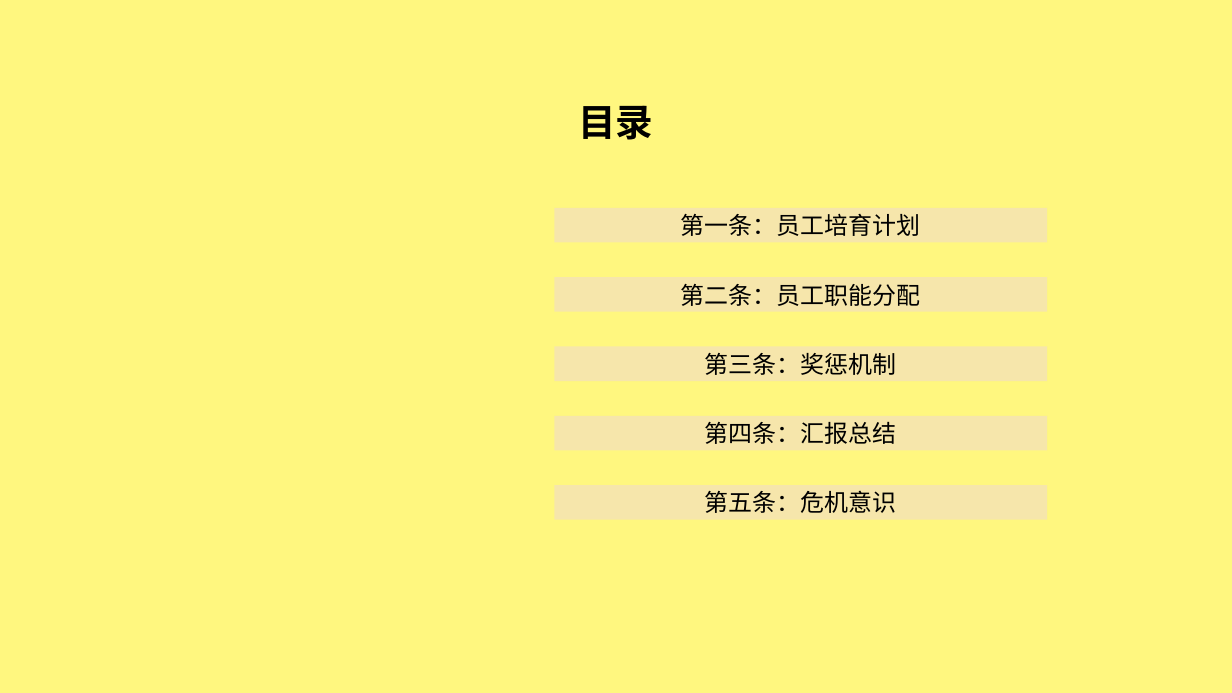
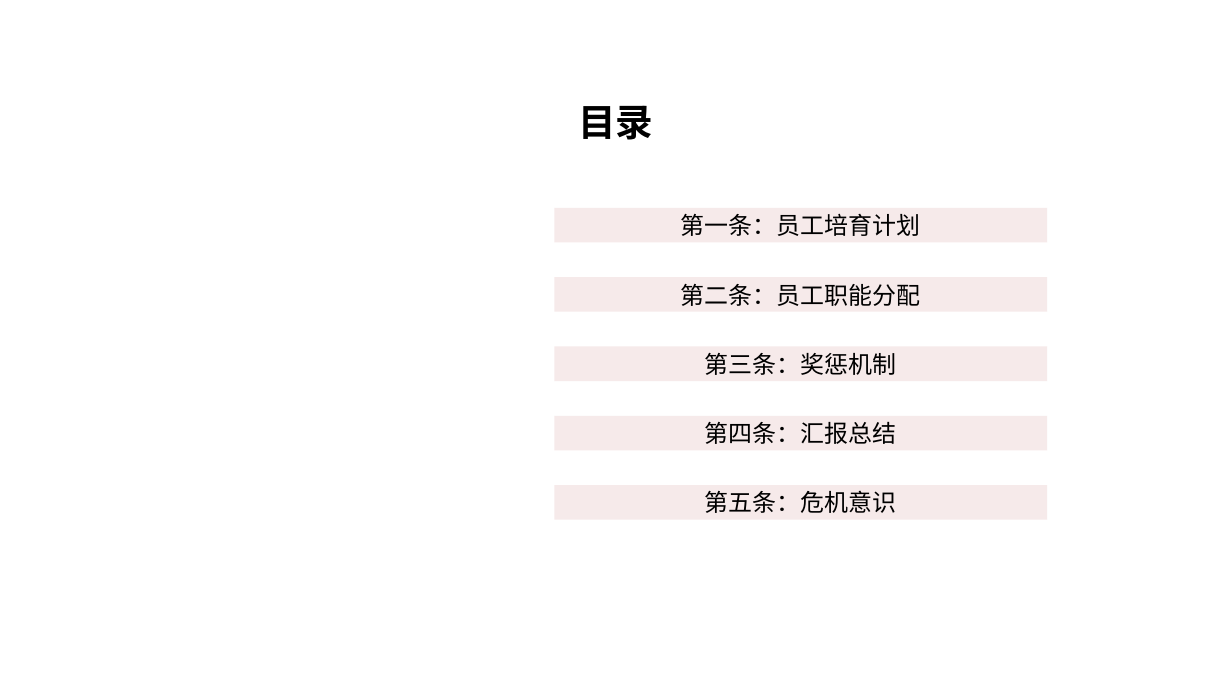
Before and after one commit to xs315431/ppt2ppt, a slide deck: slide 2 of ppt/CustomerReport1.pptx. Drawn at 1232x693 pixels with LibreOffice and Linux fonts; fonts in the diff are those of the drawing. Boxes give left, top, right and bottom in pixels: in the first picture for what was removed or moved away, otherwise in the second. Text is boxed around its words. In the diff, an @@ line names an element or a change of style, - is before the commit and + after.

```diff
--- a/ppt/CustomerReport1.pptx
+++ b/ppt/CustomerReport1.pptx
@@ background #FFF000 at 50% opacity to #FFFFFF @@
```
Also in this commit, not shown: 14 other files.
